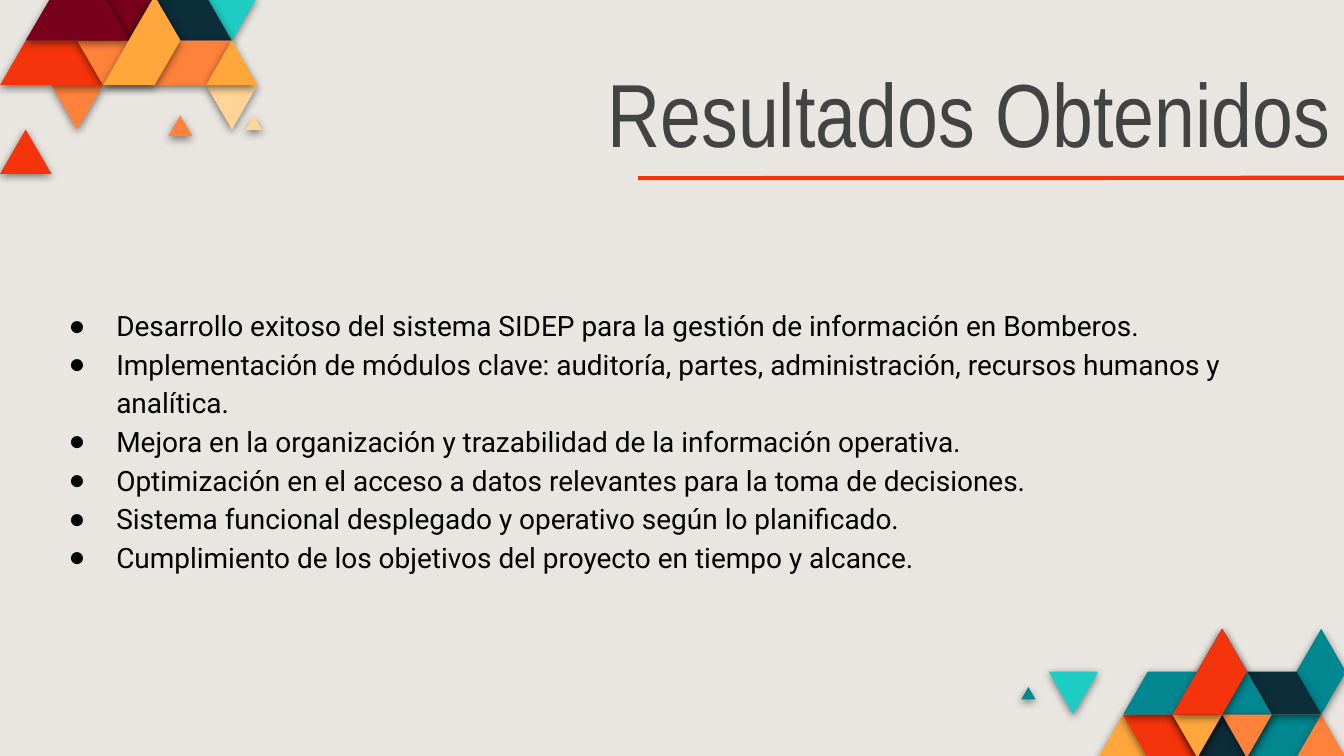
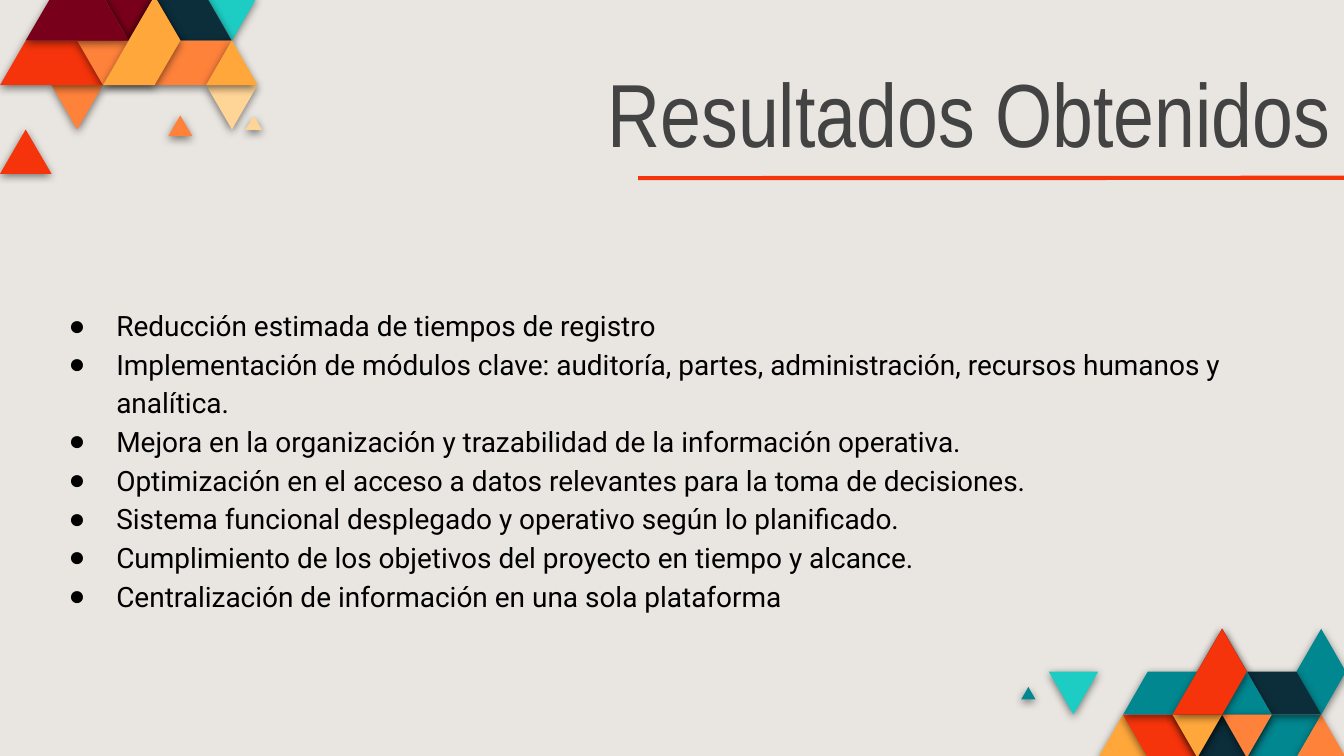
Before and after one commit to DiegoDLS-web/SIDEP, a slide deck: slide 12 of Fase 2/Evidencias Grupales/Presentación.pptx (slide 14 before the commit). Drawn at 1344x756 pixels with LibreOffice and Linux fonts; fonts in the diff are those of the drawing. Boxes give left, top, right and bottom in pixels: in the first picture for what was removed or moved away, otherwise in the second. Text is boxed around its words. In the diff, an @@ line names an element or a change of style, - is before the commit and + after.

```diff
--- a/Fase 2/Evidencias Grupales/Presentación.pptx
+++ b/Fase 2/Evidencias Grupales/Presentación.pptx
@@ subtitle at (x1=116, y1=315, x2=655, y2=342): text changed @@
-● Desarrollo exitoso del sistema SIDEP para la gestión de información en Bomberos.
+● Reducción estimada de tiempos de registro
@@ subtitle at (x1=116, y1=585, x2=781, y2=613): paragraph added @@
+● Centralización de información en una sola plataforma
```
Also in this commit, not shown: 3 other slides changed, 5 slides added, 7 slides removed, 2 other files.
